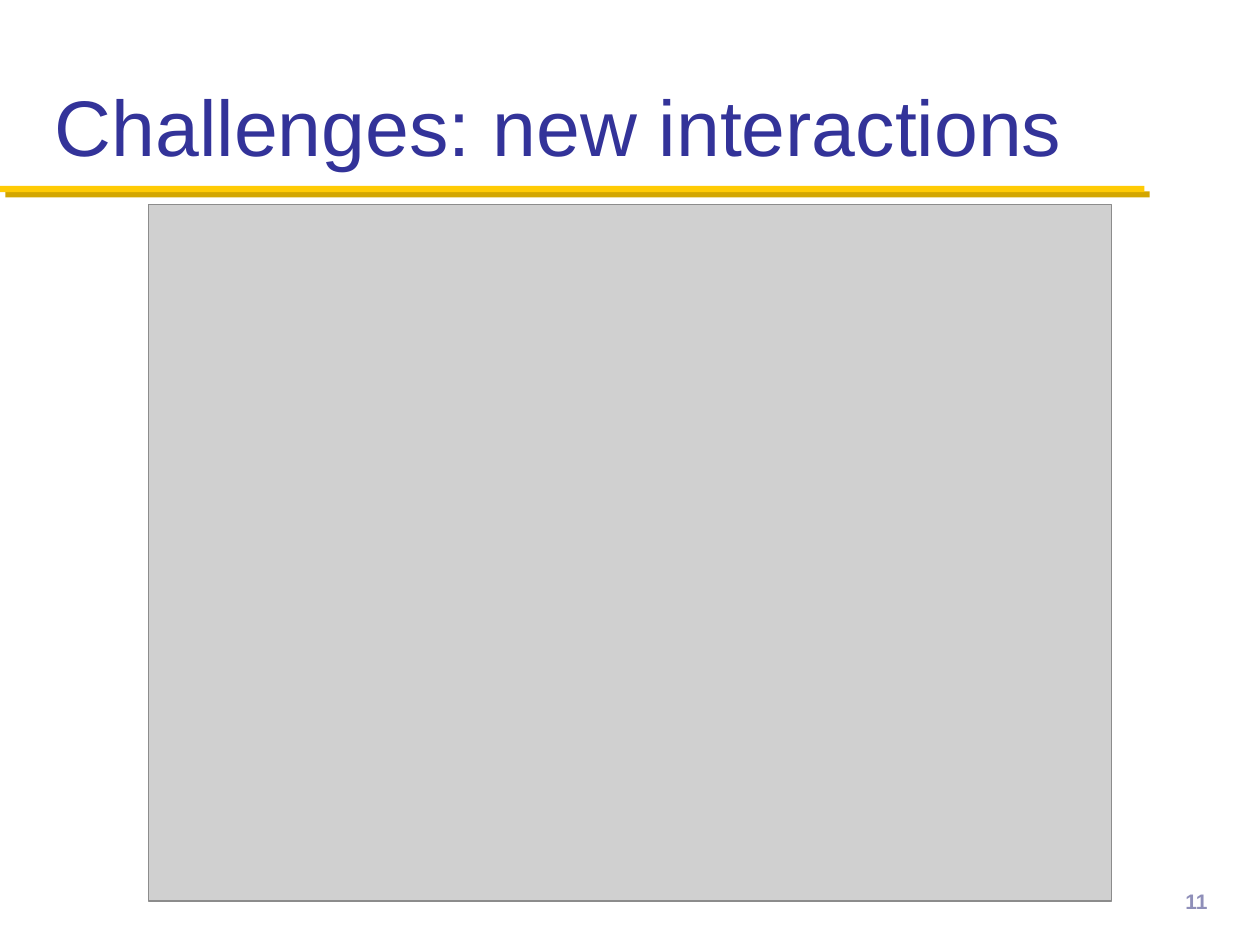
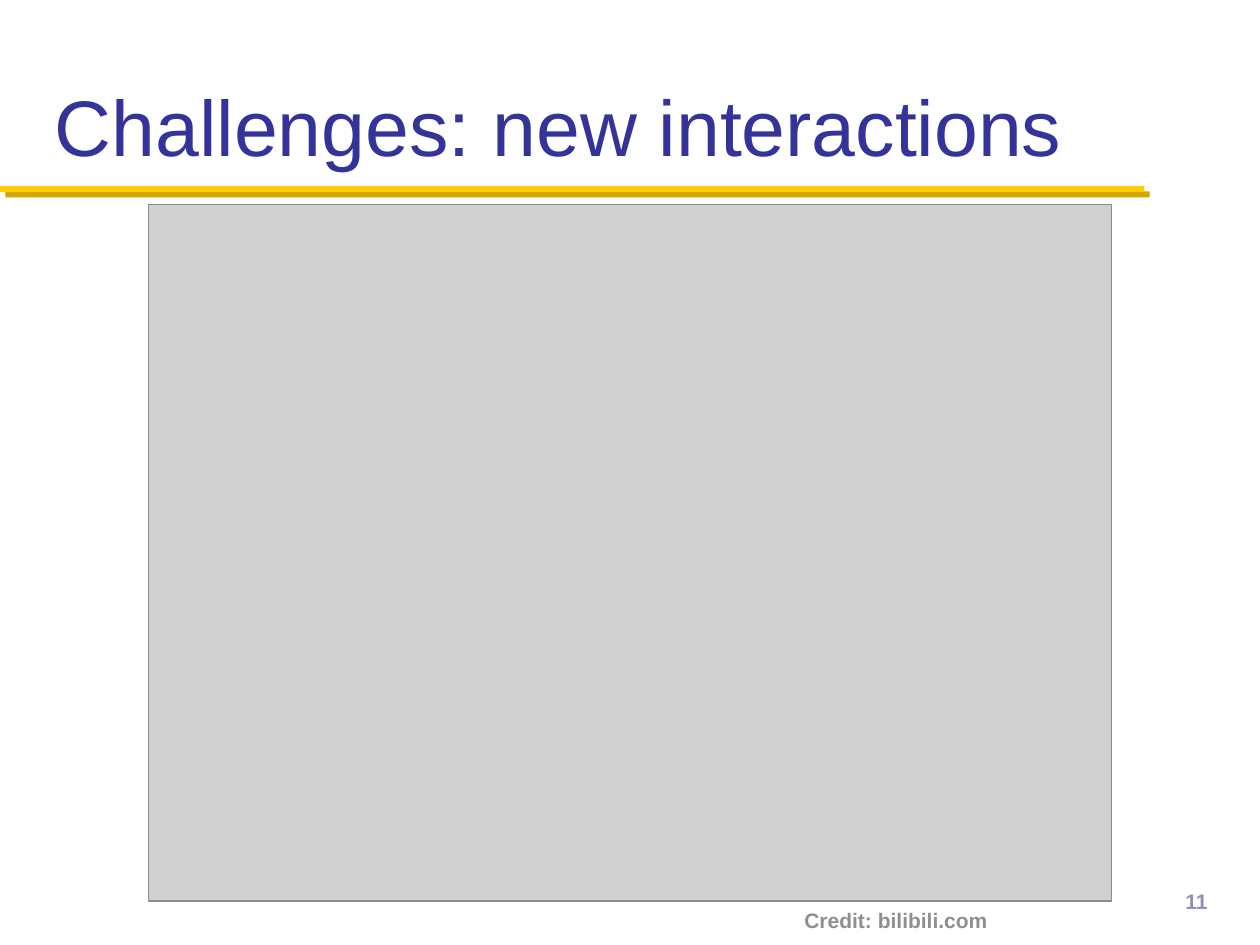
Before and after one commit to henryhxu/CSCI4430-ESTR4120, a slide deck: slide 11 of lectures/lec5.pptx. Drawn at 1260x945 pixels with LibreOffice and Linux fonts; fonts in the diff are those of the drawing; grey boxes stand for pictures; background and template pictures are left out. Boxes give left, top, right and bottom in pixels: in the first picture for what was removed or moved away, otherwise in the second. Text is boxed around its words. In the diff, an @@ line names an element or a change of style, - is before the commit and + after.

Commit message:
lec5 ppt revised

```diff
--- a/lectures/lec5.pptx
+++ b/lectures/lec5.pptx
@@ text added at [804,913,987,928], 12 pt, text #8F8F8F, bold @@
+Credit: bilibili.com
```
Also in this commit, not shown: 7 other slides changed, 1 slide added.
